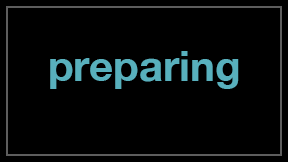
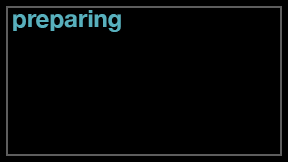
Layered file, before and after one edit (288×162). Changes by layer:
painted on "preparing" over [13, 10, 239, 89]
